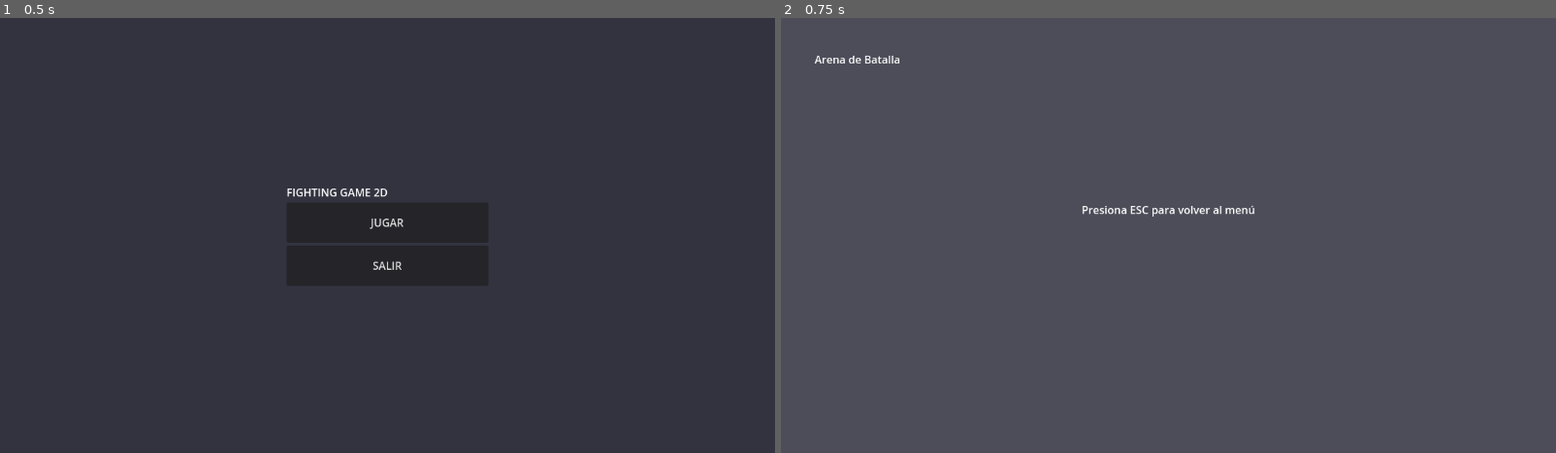
Above: before the commit, frames 1-2 (left to right).
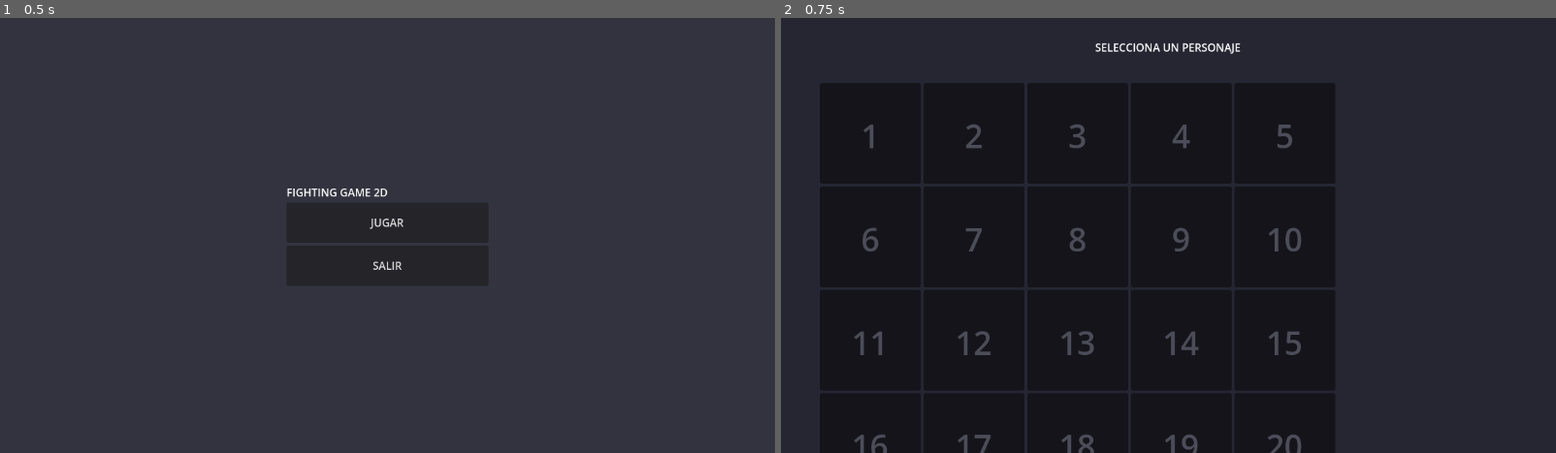
Above: after the commit, the same moments.

Repository: cernayoel478-max/fighting-game-2d
Game: Godot game, scene res://scenes/main_menu.tscn
Two runs of this game, one before a commit and one after it. Both use one fixed random seed, a clock stepped at 60 frames per second and the inputs below.
Inputs:
- Up to frame 1 (0.5 s): no input
- Up to frame 2 (0.75 s): click "JUGAR" at 0.5 s

Frame 1 is identical in both runs. In frame 2, 99% of the frame differs, in the area x 0-100%, y 0-100%.

Commit message:
Agregar menú de selección de personajes con 20 slots

Diff:
--- /dev/null
+++ b/scenes/character_select.tscn
@@ -0,0 +1,30 @@
+[gd_scene load_steps=2 format=3 uid="uid://character_select"]
+
+[ext_resource type="Script" path="res://scripts/character_select.gd" id="1_script"]
+
+[node name="CharacterSelect" type="Control"]
+anchor_right=1.0
+anchor_bottom=1.0
+script=ExtResource("1_script")
+
+[node name="Background" type="ColorRect" parent="."]
+anchor_right=1.0
+anchor_bottom=1.0
+color=Color(0.15, 0.15, 0.2, 1)
+
+[node name="Title" type="Label" parent="."]
+anchor_left=0.5
+anchor_top=0.05
+anchor_right=0.5
+anchor_bottom=0.1
+offset_left=-200.0
+offset_right=200.0
+text="SELECCIONA UN PERSONAJE"
+horizontal_alignment=1
+
+[node name="GridContainer" type="GridContainer" parent="."]
+anchor_left=0.05
+anchor_top=0.15
+anchor_right=0.95
+anchor_bottom=0.95
+columns=5
--- /dev/null
+++ b/scripts/character_select.gd
@@ -0,0 +1,37 @@
+extends Control
+
+func _ready():
+	print("Menú de selección de personajes cargado")
+	_create_character_slots()
+
+func _create_character_slots():
+	var grid = $GridContainer
+
+	# Crear 20 recuadros para personajes
+	for i in range(1, 21):
+		var character_slot = Panel.new()
+		character_slot.custom_minimum_size = Vector2(150, 150)
+		character_slot.modulate = Color(0.3, 0.3, 0.35, 1)
+
+		# Crear un label con el número
+		var label = Label.new()
+		label.text = str(i)
+		label.add_theme_font_size_override("font_size", 48)
+		label.anchor_left = 0.5
+		label.anchor_top = 0.5
+		label.anchor_right = 0.5
+		label.anchor_bottom = 0.5
+		label.offset_left = -30
+		label.offset_top = -30
+		label.offset_right = 30
+		label.offset_bottom = 30
+		label.horizontal_alignment = HORIZONTAL_ALIGNMENT_CENTER
+		label.vertical_alignment = VERTICAL_ALIGNMENT_CENTER
+
+		character_slot.add_child(label)
+		grid.add_child(character_slot)
+
+func _process(delta):
+	# ESC para volver al menú
+	if Input.is_action_just_pressed("ui_cancel"):
+		get_tree().change_scene_to_file("res://scenes/main_menu.tscn")
--- a/scripts/main_menu.gd
+++ b/scripts/main_menu.gd
@@ -4,8 +4,8 @@
 	print("Menú cargado")
 
 func _on_play_pressed():
-	print("Entrando a batalla...")
-	get_tree().change_scene_to_file("res://scenes/battle_arena.tscn")
+	print("Entrando a selección de personajes...")
+	get_tree().change_scene_to_file("res://scenes/character_select.tscn")
 
 func _on_quit_pressed():
 	print("Saliendo...")
